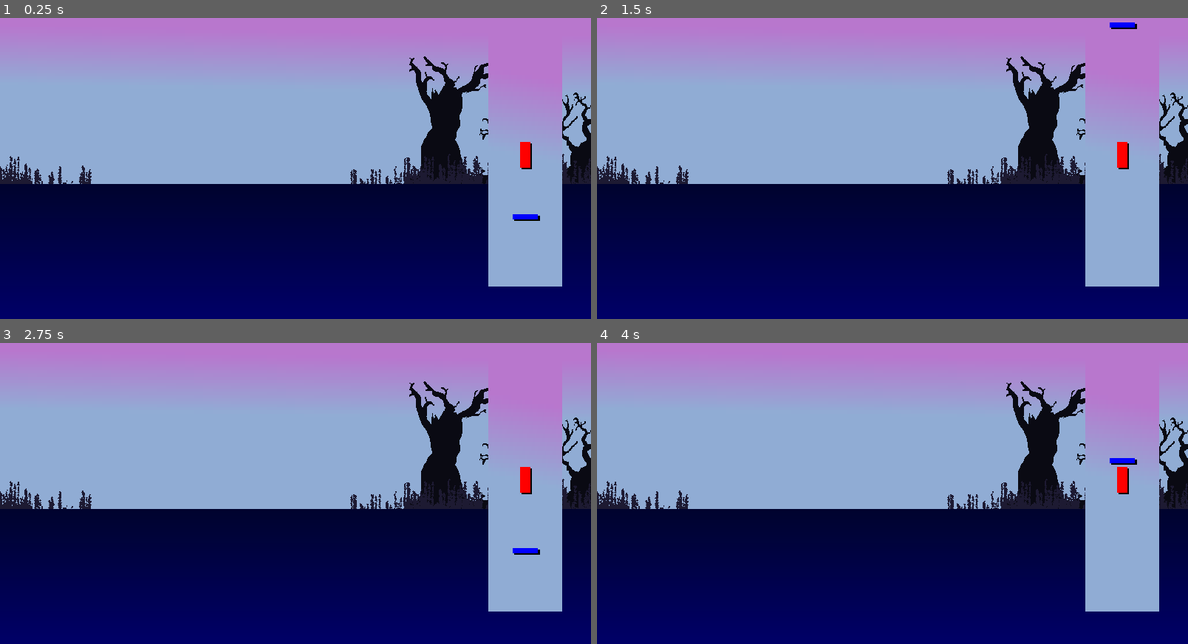
Above: before the commit, frames 1-4 (two rows, left to right).
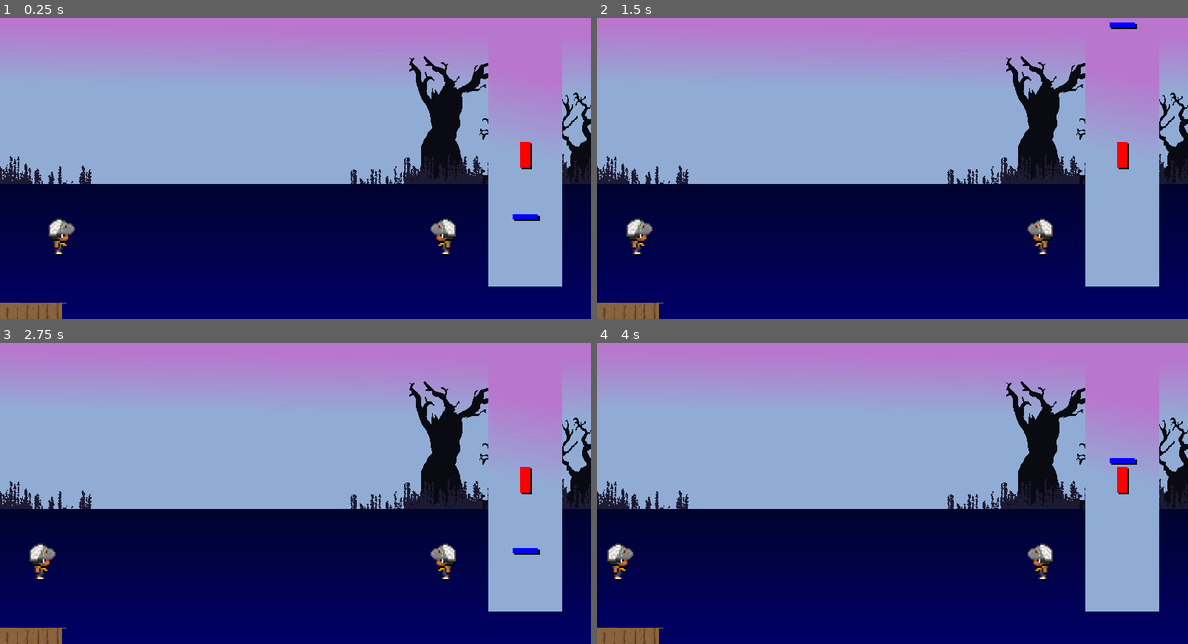
Above: after the commit, the same moments.

Repository: josecjorda/Camp-NightFall
Game: Godot game, scene res://scenes/minigame/ChaseMinigame.tscn
Two runs of this game, one before a commit and one after it. Both use one fixed random seed, a clock stepped at 60 frames per second and the inputs below. The project has no main scene, so this scene is started directly.
Inputs (mouse positions are in pixels of both pictures, inside the frame that each line leads up to):
- Up to frame 1 (0.25 s): no input
- Up to frame 2 (1.5 s): tap Enter (ui_accept) at 0.5, 0.77 s; move the mouse to (1022, 135) at 0.52 s; hold Right (ui_right) 0.53-1.28 s; tap I (i) at 0.6, 1.35 s; click (1022, 135) at 0.67 s; move the mouse to (774, 168) at 1.27 s; hold Down (ui_down) from 1.28 s (still down)
- Up to frame 3 (2.75 s): tap Enter (ui_accept) at 1.52 s; move the mouse to (354, 406) at 2.02 s; release Down (ui_down) at 2.03 s; hold Right (ui_right) from 2.03 s (still down); tap I (i) at 2.1 s
- Up to frame 4 (4 s): move the mouse to (862, 544) at 2.77 s; release Right (ui_right) at 2.78 s; hold Up (ui_up) 2.78-3.53 s; tap I (i) at 2.85, 3.6 s; click (862, 544) at 2.92 s; tap Enter (ui_accept) at 3.02, 3.5, 3.77 s; move the mouse to (1069, 526) at 3.52 s; hold Left (ui_left) from 3.53 s (still down)

The runs differ from the first frame. In frame 1, 1.2% of the frame differs, in the area x 0-78%, y 66-100%; in frame 2, 1.2%; in frame 3, 1.2%; in frame 4, 1.2%.

Commit message:
importing sounds used

Diff:
--- a/scenes/minigame/ChaseMinigame.tscn
+++ b/scenes/minigame/ChaseMinigame.tscn
@@ -1,9 +1,15 @@
-[gd_scene load_steps=9 format=3 uid="uid://dosv0t8rhcn86"]
+[gd_scene load_steps=15 format=3 uid="uid://dosv0t8rhcn86"]
 
 [ext_resource type="Script" path="res://scripts/minigame/ChaseMinigameMaster.gd" id="1_3bm0v"]
 [ext_resource type="Script" path="res://scripts/minigame/SliderMinigame.gd" id="1_goqic"]
+[ext_resource type="AudioStream" uid="uid://cru7lodjlpd5p" path="res://audio/combat/Water1.wav" id="2_nycm0"]
 [ext_resource type="Texture2D" uid="uid://bfaxtxjx83g7a" path="res://graphics/charactercreationmenu/background/background_5.png" id="2_x8ogb"]
+[ext_resource type="AudioStream" uid="uid://b6ekiqpuhxow3" path="res://audio/combat/Victory.wav" id="3_ru71g"]
 [ext_resource type="Texture2D" uid="uid://bgfbc0ee8ii53" path="res://graphics/charactercreationmenu/background/background_2.png" id="4_sdolq"]
+[ext_resource type="Texture2D" uid="uid://c27dhordav5cx" path="res://graphics/player/F_FADE/right/F-FADE-Run-Right-0.png" id="5_gkpp4"]
+[ext_resource type="Texture2D" uid="uid://cukv6b1e1530x" path="res://graphics/enemy/Demon.png" id="5_y208v"]
+[ext_resource type="Texture2D" uid="uid://cb5hc7oaubkxn" path="res://graphics/charactercreationmenu/signs/wooden_background.png" id="7_5a4ss"]
+[ext_resource type="Texture2D" uid="uid://kk38yutqpftg" path="res://victory.jpg" id="10_ulybs"]
 
 [sub_resource type="Gradient" id="Gradient_4om5m"]
 colors = PackedColorArray(0.568627, 0.678431, 0.835294, 1, 0.721569, 0.466667, 0.807843, 1)
@@ -23,6 +29,14 @@
 [node name="ChaseMinigame" type="Node2D"]
 script = ExtResource("1_3bm0v")
 
+[node name="SwimSound" type="AudioStreamPlayer" parent="."]
+stream = ExtResource("2_nycm0")
+volume_db = -20.0
+
+[node name="Victory" type="AudioStreamPlayer" parent="."]
+stream = ExtResource("3_ru71g")
+volume_db = -20.0
+
 [node name="Aesthetics" type="Control" parent="."]
 layout_mode = 3
 anchors_preset = 0
@@ -30,19 +44,22 @@
 offset_bottom = 40.0
 
 [node name="Sky" type="TextureRect" parent="Aesthetics"]
+layout_mode = 0
 offset_right = 1152.0
 offset_bottom = 384.0
 texture = SubResource("GradientTexture2D_fcptt")
 
 [node name="Water" type="TextureRect" parent="Aesthetics"]
-offset_left = 1154.0
+layout_mode = 0
+offset_left = 1152.0
 offset_top = 384.0
-offset_right = 1419.0
+offset_right = 1417.0
 offset_bottom = 1538.0
 rotation = 1.5708
 texture = SubResource("GradientTexture1D_6brwi")
 
 [node name="Tree" type="TextureRect" parent="Aesthetics"]
+layout_mode = 0
 offset_left = 792.0
 offset_top = 136.0
 offset_right = 1304.0
@@ -50,6 +67,7 @@
 texture = ExtResource("2_x8ogb")
 
 [node name="Grass" type="TextureRect" parent="Aesthetics"]
+layout_mode = 0
 offset_left = 784.0
 offset_top = 320.0
 offset_right = 1216.0
@@ -59,6 +77,7 @@
 stretch_mode = 1
 
 [node name="Grass2" type="TextureRect" parent="Aesthetics"]
+layout_mode = 0
 offset_left = 680.0
 offset_top = 344.0
 offset_right = 840.0
@@ -68,6 +87,7 @@
 stretch_mode = 1
 
 [node name="Grass3" type="TextureRect" parent="Aesthetics"]
+layout_mode = 0
 offset_left = -24.0
 offset_top = 320.0
 offset_right = 64.0
@@ -77,6 +97,7 @@
 stretch_mode = 1
 
 [node name="Grass4" type="TextureRect" parent="Aesthetics"]
+layout_mode = 0
 offset_left = -72.0
 offset_top = 344.0
 offset_right = 184.0
@@ -86,6 +107,7 @@
 stretch_mode = 1
 
 [node name="PlayAreaBackground" type="TextureRect" parent="Aesthetics"]
+layout_mode = 0
 offset_left = 952.0
 offset_top = 56.0
 offset_right = 1096.0
@@ -107,5 +129,42 @@
 offset_bottom = 573.0
 color = Color(0.666667, 0, 0, 1)
 
+[node name="Actors" type="Node" parent="."]
+
+[node name="You" type="Sprite2D" parent="Actors"]
+position = Vector2(120, 488)
+texture = ExtResource("5_gkpp4")
+
+[node name="Ethan" type="Sprite2D" parent="Actors"]
+position = Vector2(864, 488)
+texture = ExtResource("5_gkpp4")
+flip_h = true
+
+[node name="Monster" type="Sprite2D" parent="Actors"]
+modulate = Color(0, 0, 0, 0.556863)
+position = Vector2(1360, 264)
+scale = Vector2(0.0408505, 0.0416155)
+texture = ExtResource("5_y208v")
+
+[node name="WoodenBackground" type="Sprite2D" parent="."]
+position = Vector2(-133.513, 628.236)
+scale = Vector2(0.477313, 0.668215)
+skew = 1.48353
+texture = ExtResource("7_5a4ss")
+
+[node name="WoodenBackground2" type="Sprite2D" parent="."]
+position = Vector2(-19.0439, 668.72)
+rotation = 1.5708
+scale = Vector2(0.142357, 0.698155)
+skew = -0.0872665
+texture = ExtResource("7_5a4ss")
+
+[node name="VictoryScreen" type="Sprite2D" parent="."]
+visible = false
+z_index = 1
+position = Vector2(577.5, 326.25)
+scale = Vector2(2.42405, 2.78571)
+texture = ExtResource("10_ulybs")
+
 [connection signal="hitTimingTarget" from="SliderMinigame" to="." method="_on_slider_minigame_hit_timing_target"]
 [connection signal="missedTimingTarget" from="SliderMinigame" to="." method="_on_slider_minigame_missed_timing_target"]
--- a/scripts/minigame/ChaseMinigameMaster.gd
+++ b/scripts/minigame/ChaseMinigameMaster.gd
@@ -3,16 +3,60 @@
 @onready var progress = 0
 @onready var phase = 0
 
+@onready var you = get_node("Actors/You")
+@onready var ethan = get_node("Actors/Ethan")
+@onready var monster = get_node("Actors/Monster")
+@onready var swimSound = get_node("SwimSound")
+
+@onready var dx = abs(ethan.position.x - you.position.x)
+@onready var dy = abs(ethan.position.y - you.position.y)
+@onready var monsterSpeed = Vector2(0,0)
+
 func _ready():
 	pass
 
 func _process(delta):
+	monster.position += monsterSpeed * delta
 	pass
 
 func _on_slider_minigame_hit_timing_target():
-	progress += 1
-	print(progress)
+	if phase != 2:
+		var step = 25
+		if phase == 1:
+			step *= -1
+		progress += step
+		you.position.x += float(dx*step/100)
+		you.position.y -= float(dy*step/100)
+		swimSound.pitch_scale = 1 + randf_range(-.05,.02)
+		swimSound.play()
+		print(progress)
+		if progress >= 100 && phase == 0:
+			phase = 1
+			ethan.visible = false
+			you.flip_h = true
+			you.position.x = ethan.position.x
+			progress = 100
+
+			monster.position.x = ethan.position.x  + 100
+			monster.position.y = ethan.position.y
+			monsterSpeed = Vector2(-50,0)
+
+		if progress <= 0 && phase == 1:
+			declareVictory()
+			phase = 2
+
+func declareVictory():
+	get_node("Victory").play()
+	get_node("VictoryScreen").visible = true
+
+func die():
+	pass
 
 func _on_slider_minigame_missed_timing_target():
-	progress -= 1
+	var step = -5
+	if phase == 1:
+		step *= -1
+	progress += step
+	you.position.x += float(dx*step/100)
+	you.position.y -= float(dy*step/100)
 	print(progress)
--- a/scripts/minigame/SliderMinigame.gd
+++ b/scripts/minigame/SliderMinigame.gd
@@ -84,7 +84,6 @@
 				fail()
 
 func crosshairInTarget():
-
 	if(crosshairPos.x >= targetPos.x - graceArea \
 		&& crosshairPos.x + crosshairSize.x <= targetPos.x + targetSize.x + graceArea \
 		&& isHorizontal) \
Not shown, added: audio/combat/Augh.wav.import
Not shown, added: audio/combat/Blow3.wav.import
Not shown, added: audio/combat/Confetti.wav.import
Not shown, added: audio/combat/Victory.wav.import
Not shown, added: audio/combat/Water1.wav.import
Binary file added: victory.jpg
Not shown, added: victory.jpg.import
Not shown, added: audio/combat/Augh.wav
Not shown, added: audio/combat/Blow3.wav
Not shown, added: audio/combat/Confetti.wav
Not shown, added: audio/combat/Victory.wav
Not shown, added: audio/combat/Water1.wav
